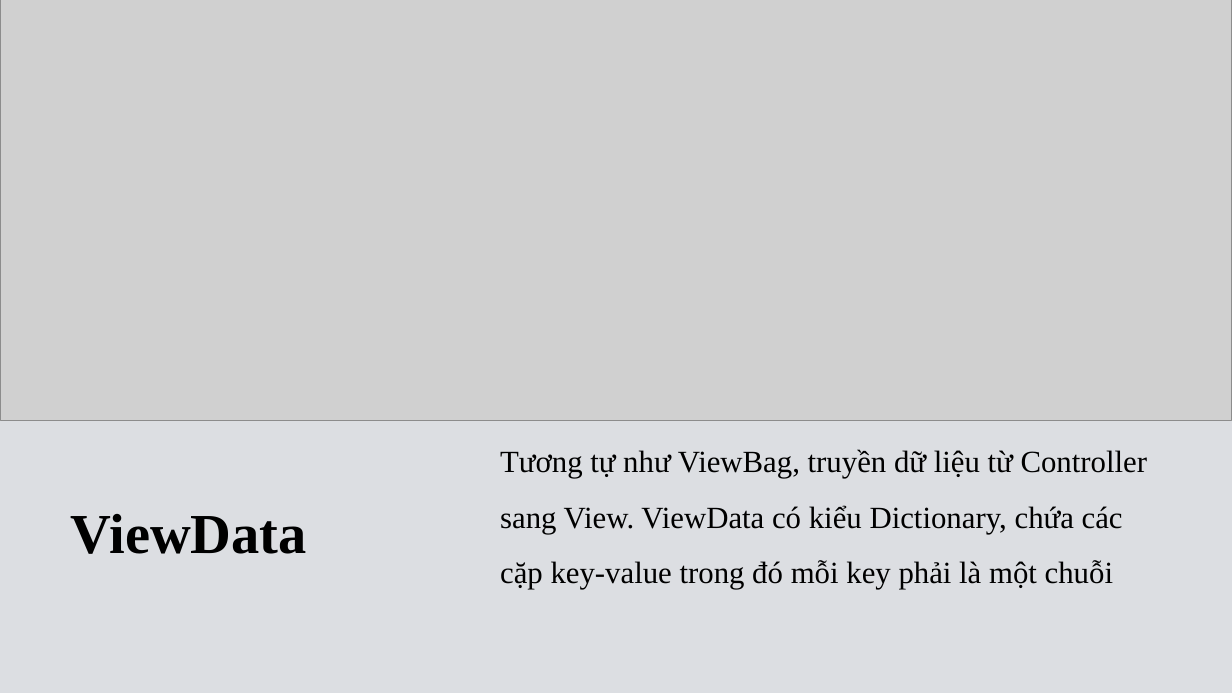
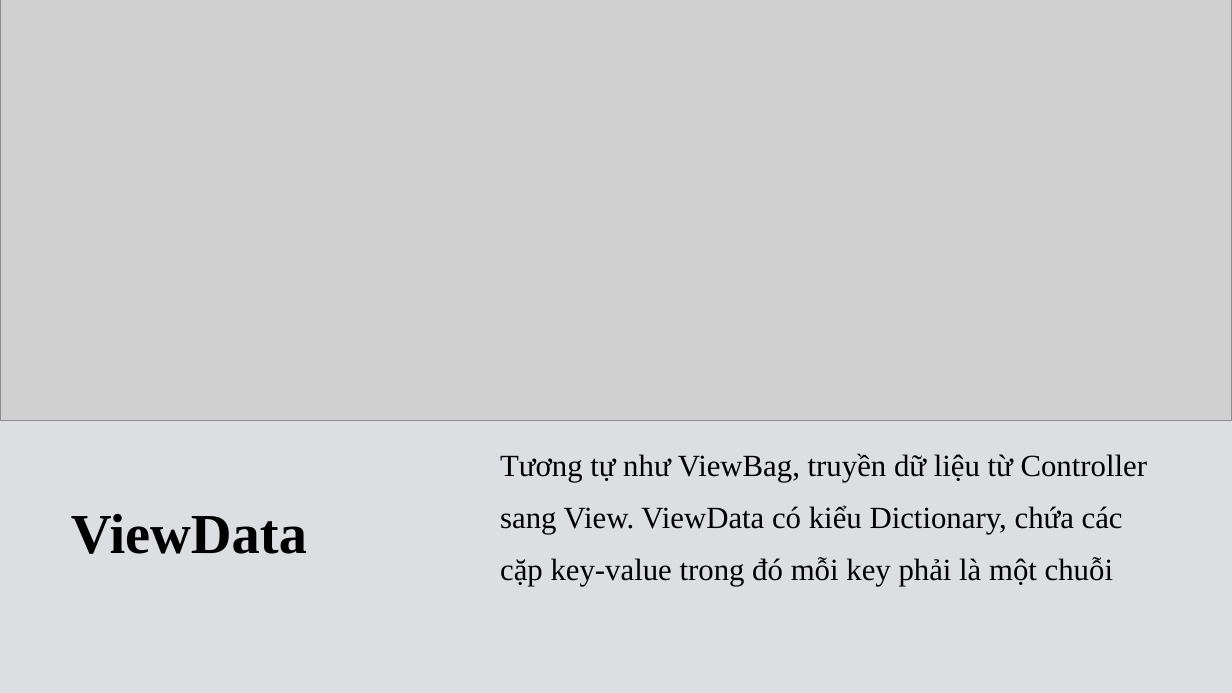
Before and after one commit to ngocson1603/khoaluanword, a slide deck: slide 72 of thuctapword/Báo cáo.pptx (slide 71 before the commit). Drawn at 1232x693 pixels with LibreOffice and Linux fonts; fonts in the diff are those of the drawing; grey boxes stand for pictures. Boxes give left, top, right and bottom in pixels: in the first picture for what was removed or moved away, otherwise in the second. Text is boxed around its words. In the diff, an @@ line names an element or a change of style, - is before the commit and + after.

```diff
--- a/thuctapword/Báo cáo.pptx
+++ b/thuctapword/Báo cáo.pptx
@@ text "Tương tự như ViewBag, truyền ..." at <box>500,453,1148,586</box>: line spacing 1.5 to 1.4 @@
```
Also in this commit, not shown: 1 slide added, 37 other files.
